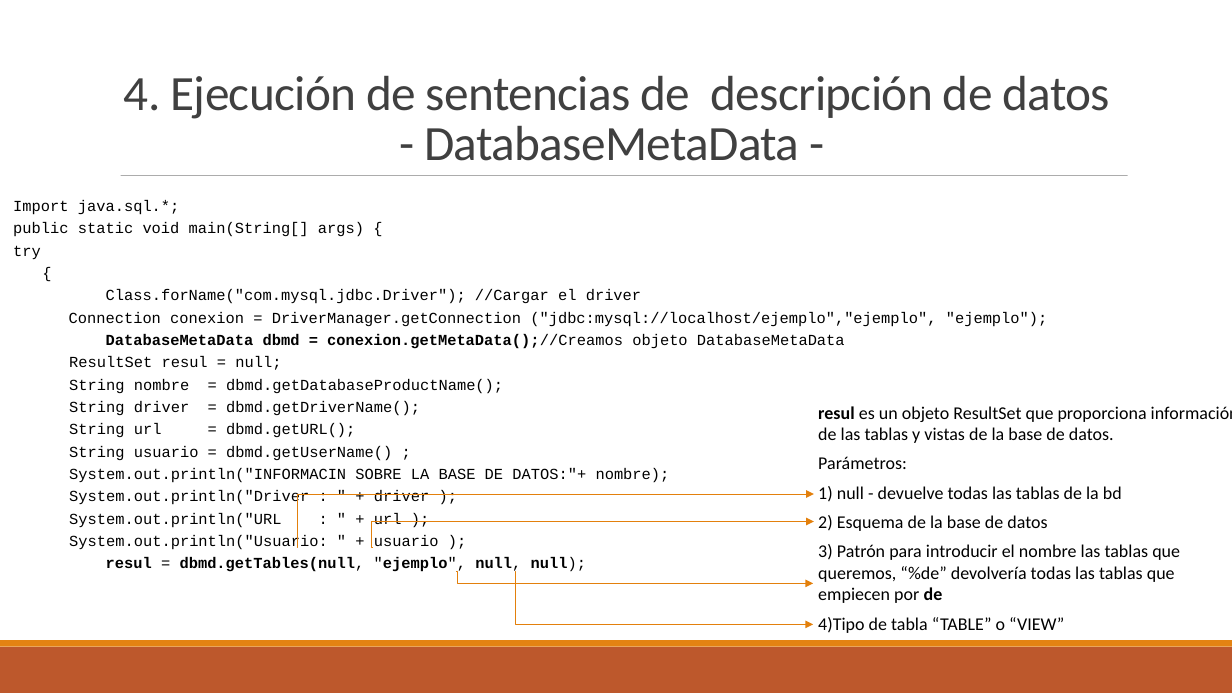
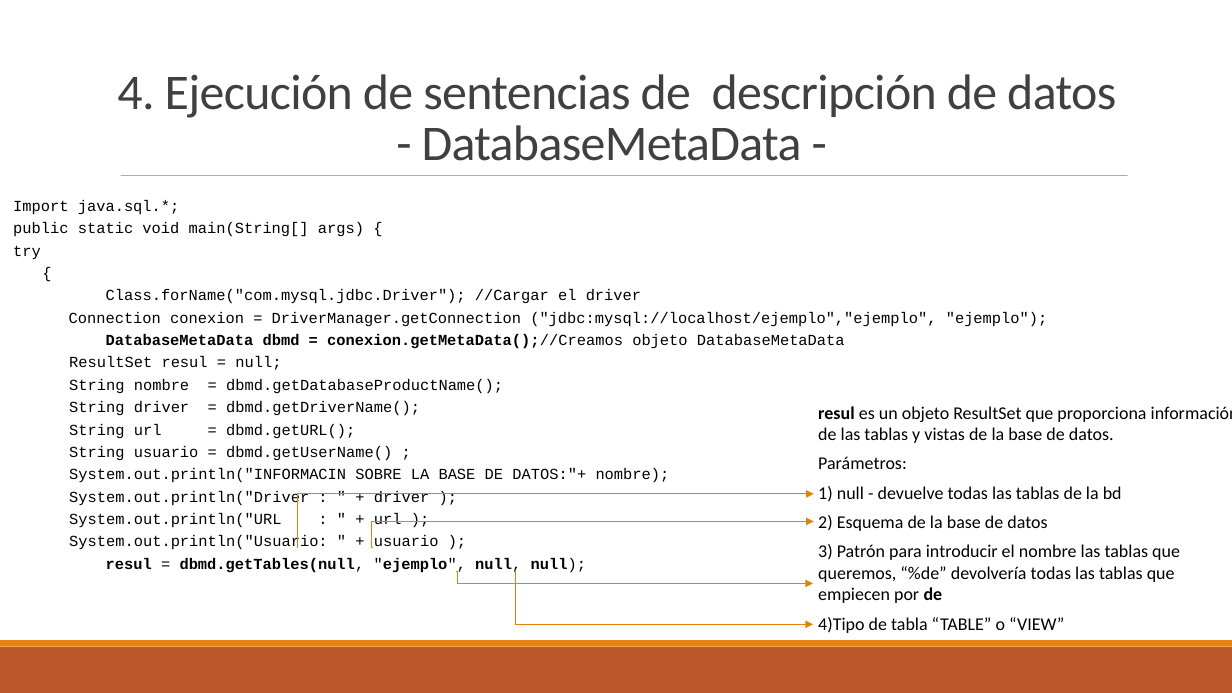
Before and after one commit to DanielTamargo/AD-Ion, a slide deck: slide 42 of UD2-Manejo_de_conectores.pptx. Drawn at 1232x693 pixels with LibreOffice and Linux fonts; fonts in the diff are those of the drawing. Boxes give left, top, right and bottom in pixels: in the first picture for what was removed or moved away, otherwise in the second. Text is boxed around its words. In the diff, an @@ line names an element or a change of style, - is before the commit and + after.

```diff
--- a/UD2-Manejo_de_conectores.pptx
+++ b/UD2-Manejo_de_conectores.pptx
@@ text "4. Ejecución de sentencias de ..." at (117, 74, 1116, 161): size 38.4 to 38.9 pt @@
@@ elbow arrow (297, 547) - (814, 494): stroke #E4810C 0.75 pt to #E3800C 0.75 pt @@
```
Also in this commit, not shown: 29 other slides changed, 9 other files.
